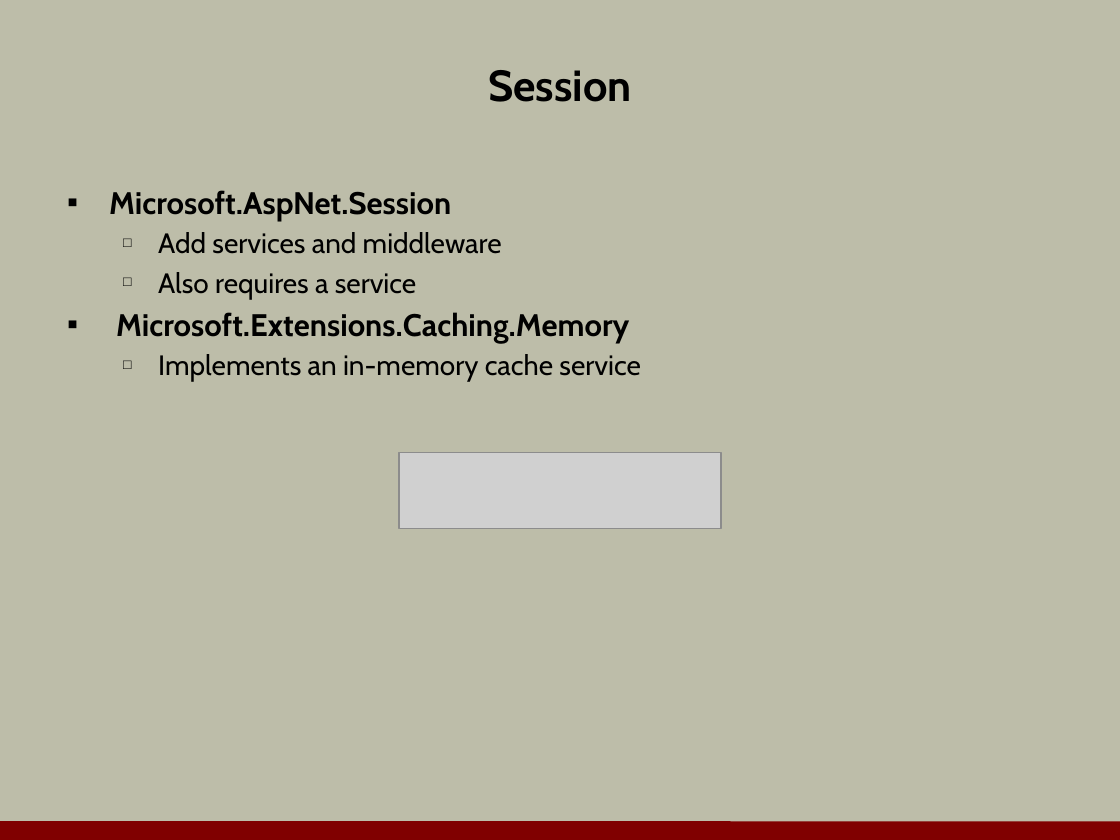
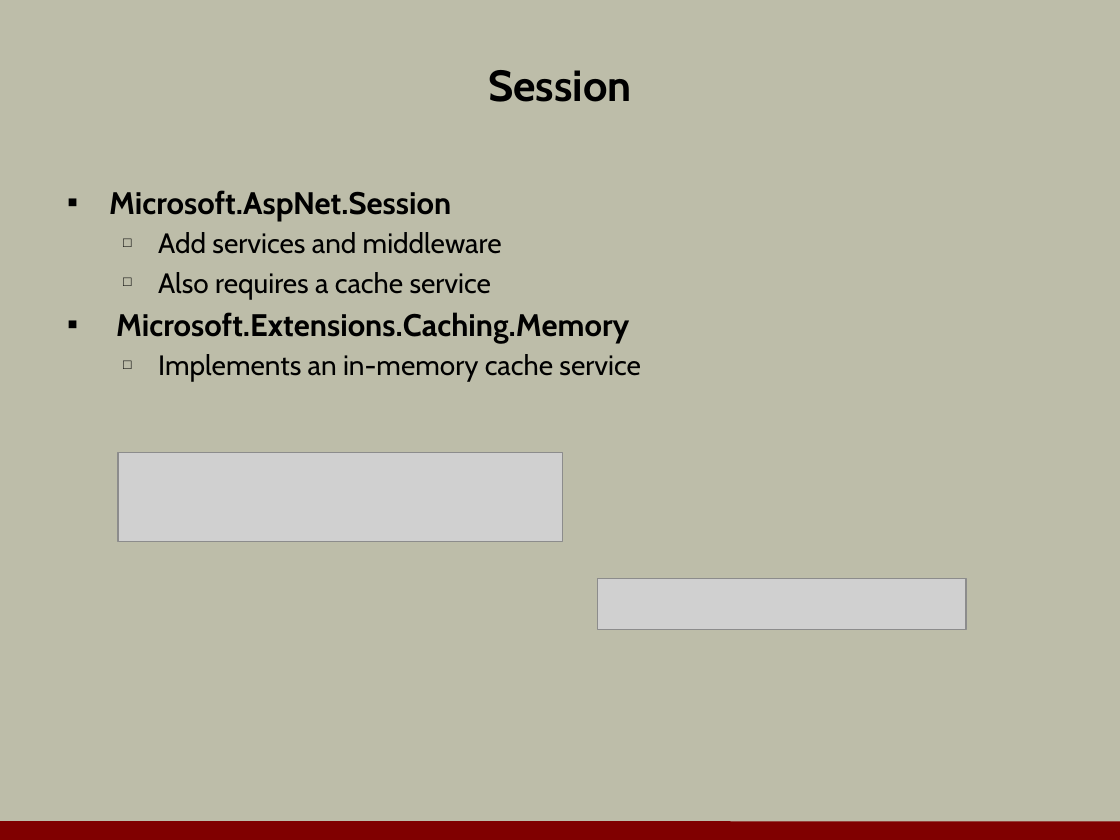
Before and after one commit to OdeToCode/classes, a slide deck: slide 25 of aspnet5/slides/a1_middleware.pptx. Drawn at 1120x840 pixels with LibreOffice and Linux fonts; fonts in the diff are those of the drawing; grey boxes stand for pictures; background and template pictures are left out. Boxes give left, top, right and bottom in pixels: in the first picture for what was removed or moved away, otherwise in the second. Text is boxed around its words. In the diff, an @@ line names an element or a change of style, - is before the commit and + after.

```diff
--- a/aspnet5/slides/a1_middleware.pptx
+++ b/aspnet5/slides/a1_middleware.pptx
@@ text at <box>158,272,491,299</box>: text changed @@
-  □ Also requires a service
+  □ Also requires a cache service
@@ picture added at <box>118,452,562,541</box> @@
@@ picture removed at <box>399,452,721,529</box> @@
@@ picture added at <box>597,579,965,631</box> @@
```
Also in this commit, not shown: 1 other slide changed, 11 slides added, 4 slides removed.
